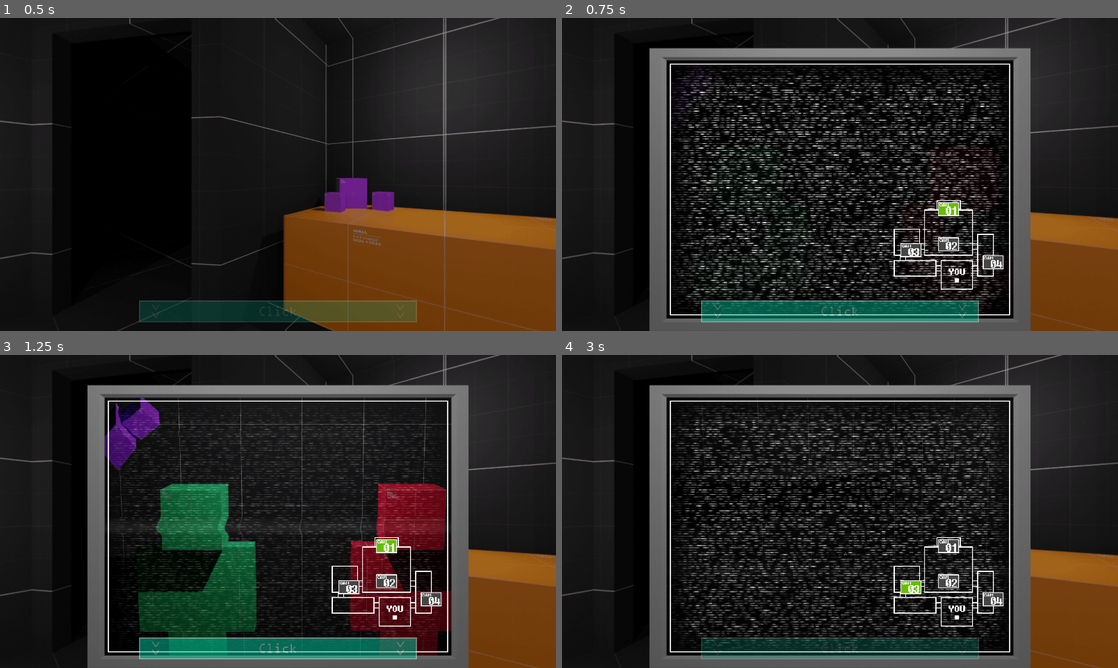
Above: before the commit, frames 1-4 (two rows, left to right).
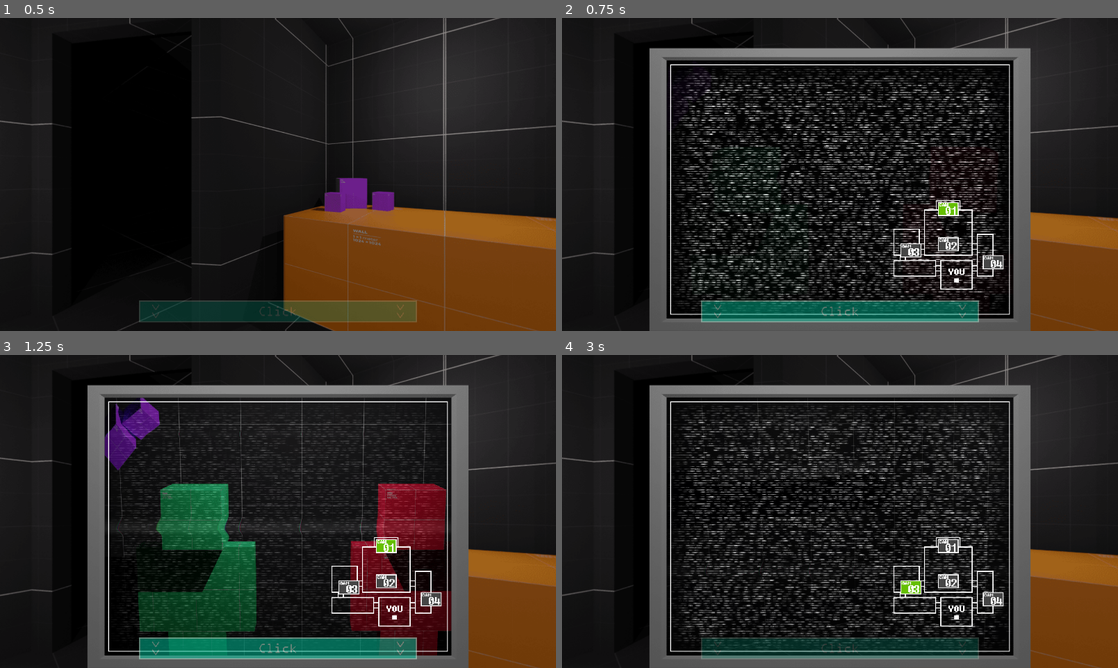
Above: after the commit, the same moments.

Repository: Oplexitie/Cupcakes-Framework
Game: Godot game, scene res://Scenes/Night/night.tscn
Two runs of this game, one before a commit and one after it. Both use one fixed random seed, a clock stepped at 60 frames per second and the inputs below.
Inputs (mouse positions are in pixels of both pictures, inside the frame that each line leads up to; where the layout moved, square brackets give the same spot in the first picture):
- Up to frame 1 (0.5 s): no input
- Up to frame 2 (0.75 s): click (840, 315) at 0.5 s
- Up to frame 3 (1.25 s): no input
- Up to frame 4 (3 s): click (945, 580) [951, 580] at 1.25 s; click (945, 545) [951, 545] at 2 s; click (912, 586) at 2.75 s

Frame 1 is identical in both runs. In frame 2, 16% of the frame differs, in the area x 19-81%, y 14-96%; in frame 3, 4.3%; in frame 4, 14%.

Commit message:
reduce draw calls + correct name

Diff:
--- a/Scenes/Night/night.tscn
+++ b/Scenes/Night/night.tscn
@@ -1,6 +1,6 @@
 [gd_scene load_steps=50 format=2]
 
-[ext_resource path="res://Sprites/HUD/cam_map.png" type="Texture" id=1]
+[ext_resource path="res://Sprites/HUD/cam_bmap.png" type="Texture" id=1]
 [ext_resource path="res://Sprites/CamRooms/room1.png" type="Texture" id=2]
 [ext_resource path="res://Scripts/Night/Camera/cam_switching.gd" type="Script" id=3]
 [ext_resource path="res://Scripts/Night/office_scroll.gd" type="Script" id=4]
@@ -321,7 +321,7 @@
 centered = false
 vframes = 4
 region_enabled = true
-region_rect = Rect2( 127.741, 0, 798, 2372 )
+region_rect = Rect2( 10.5027, 0, 798, 2372 )
 
 [node name="room3" type="Sprite" parent="Camera_Elements/Cam_Rooms"]
 visible = false
@@ -330,7 +330,7 @@
 centered = false
 vframes = 2
 region_enabled = true
-region_rect = Rect2( 229.593, 0, 798, 1186 )
+region_rect = Rect2( 168.164, 0, 798, 1186 )
 
 [node name="room4" type="Sprite" parent="Camera_Elements/Cam_Rooms"]
 visible = false
@@ -339,15 +339,15 @@
 centered = false
 vframes = 2
 region_enabled = true
-region_rect = Rect2( 50.926, 0, 798, 1186 )
+region_rect = Rect2( 268, 0, 798, 1186 )
 
 [node name="Cam_Buttons" type="Node2D" parent="Camera_Elements"]
 z_index = 19
 
 [node name="room1" type="TextureButton" parent="Camera_Elements/Cam_Buttons"]
-margin_left = 1299.0
+margin_left = 1298.0
 margin_top = 635.0
-margin_right = 1347.0
+margin_right = 1346.0
 margin_bottom = 667.0
 rect_scale = Vector2( 1.5, 1.5 )
 shortcut_in_tooltip = false
@@ -355,9 +355,9 @@
 texture_disabled = SubResource( 24 )
 
 [node name="room2" type="TextureButton" parent="Camera_Elements/Cam_Buttons"]
-margin_left = 1299.0
+margin_left = 1298.0
 margin_top = 757.0
-margin_right = 1347.0
+margin_right = 1346.0
 margin_bottom = 789.0
 rect_scale = Vector2( 1.5, 1.5 )
 shortcut_in_tooltip = false
@@ -366,9 +366,9 @@
 
 [node name="room3" type="TextureButton" parent="Camera_Elements/Cam_Buttons"]
 margin_left = 1169.0
-margin_top = 777.0
+margin_top = 778.0
 margin_right = 1217.0
-margin_bottom = 809.0
+margin_bottom = 810.0
 rect_scale = Vector2( 1.5, 1.5 )
 shortcut_in_tooltip = false
 texture_normal = SubResource( 27 )
@@ -399,30 +399,15 @@
 modulate = Color( 1, 1, 1, 0.235294 )
 position = Vector2( 361, 147.1 )
 frames = SubResource( 3 )
-frame = 2
 speed_scale = 5.0
 playing = true
 centered = false
 
-[node name="Map" type="Sprite" parent="Camera_Elements/Cam_HUD"]
-position = Vector2( 1146, 628 )
+[node name="Border&Map" type="Sprite" parent="Camera_Elements/Cam_HUD"]
+position = Vector2( 374, 160 )
 scale = Vector2( 3, 3 )
 texture = ExtResource( 1 )
 centered = false
-
-[node name="ReferenceRect" type="ReferenceRect" parent="Camera_Elements/Cam_HUD"]
-anchor_left = 1.0
-anchor_top = 0.603
-anchor_right = 1.0
-anchor_bottom = 0.603
-margin_left = 374.0
-margin_top = 159.0
-margin_right = 1546.0
-margin_bottom = 1024.0
-mouse_filter = 2
-border_color = Color( 1, 1, 1, 1 )
-border_width = 3.0
-editor_only = false
 
 [node name="BackBufferCopy" type="BackBufferCopy" parent="Camera_Elements"]
 z_index = 15
--- a/project.godot
+++ b/project.godot
@@ -10,7 +10,7 @@
 
 [application]
 
-config/name="FNAF Framework"
+config/name="Cupcakes Framework"
 run/main_scene="res://Scenes/Night/night.tscn"
 config/icon="res://icon.png"
 
Binary file added: Sprites/HUD/cam_bmap.png
Not shown, changed: Sprites/HUD/cam_bmap.png.import
Binary file removed: Sprites/HUD/cam_map.png
